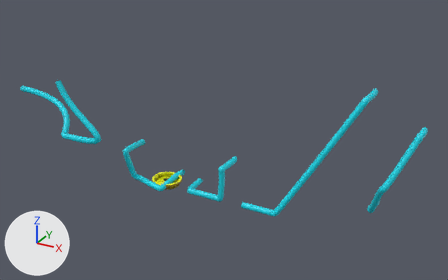
A saved change to the Blender file Assets/Prefabs/challengef.blend.
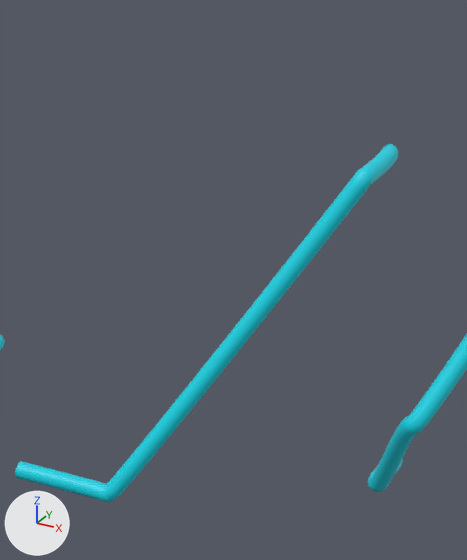
Each version appears first whole from a camera (50 mm lens) standing at (20.6, -36.8, 23.3) and looking at (0.3, 0.2, 4.9), and next in a close-up on the part from 53% to 90% of the width and 13% to 85% of the height. The lights are fixed; the arrows at lower left show +X, +Y and +Z.

Objects in the first close-up: 'BezierCurve.001', 'BezierCurve.004'.
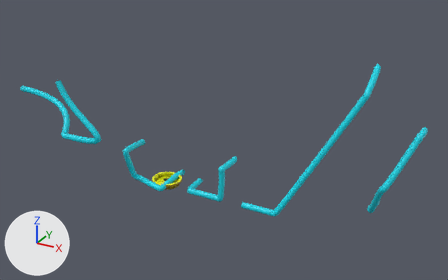
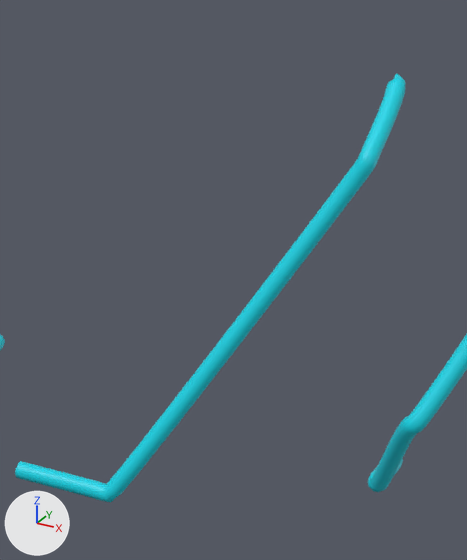
What changed in the scene script:
```text
Change cu_beziercurve_001:
    where _sp = cu_beziercurve_001.splines.new('BEZIER'); _sp.bezier_points.add(3)
    remove _sp.bezier_points.foreach_set('co', [2.319, -0.651, -0.0106, 4.93, -0.651, -0.0106, 10.07, 2.015, 8.74, 10.03, 4.136, 8.739])
    remove _sp.bezier_points.foreach_set('handle_left', [2.067, -0.653, -0.0106, 4.576, -0.613, -0.0106, 10.08, 2.208, 8.741, 10.26, 4.138, 8.722])
    remove _sp.bezier_points.foreach_set('handle_right', [2.508, -0.651, -0.0106, 5.091, -0.669, -0.0106, 10.06, 1.845, 8.74, 9.485, 4.13, 8.778])
    add _sp.bezier_points.foreach_set('co', [2.319, -0.651, -0.0106, 4.93, -0.651, -0.0106, 10.07, 2.155, 9.096, 10.03, 4.136, 10.54])
    add _sp.bezier_points.foreach_set('handle_left', [2.067, -0.653, -0.0106, 4.576, -0.613, -0.0106, 10.08, 2.348, 9.097, 10.26, 4.138, 10.52])
    add _sp.bezier_points.foreach_set('handle_right', [2.508, -0.651, -0.0106, 5.091, -0.669, -0.0106, 10.06, 1.986, 9.096, 9.485, 4.13, 10.58])
```

Changed parts and their boxes [x1, y1, x2, y2] in the close-ups (467 x 560 px):
'BezierCurve.001', reshaped (19% taller)
    before: [15, 143, 398, 502]
    after: [15, 73, 405, 502]
